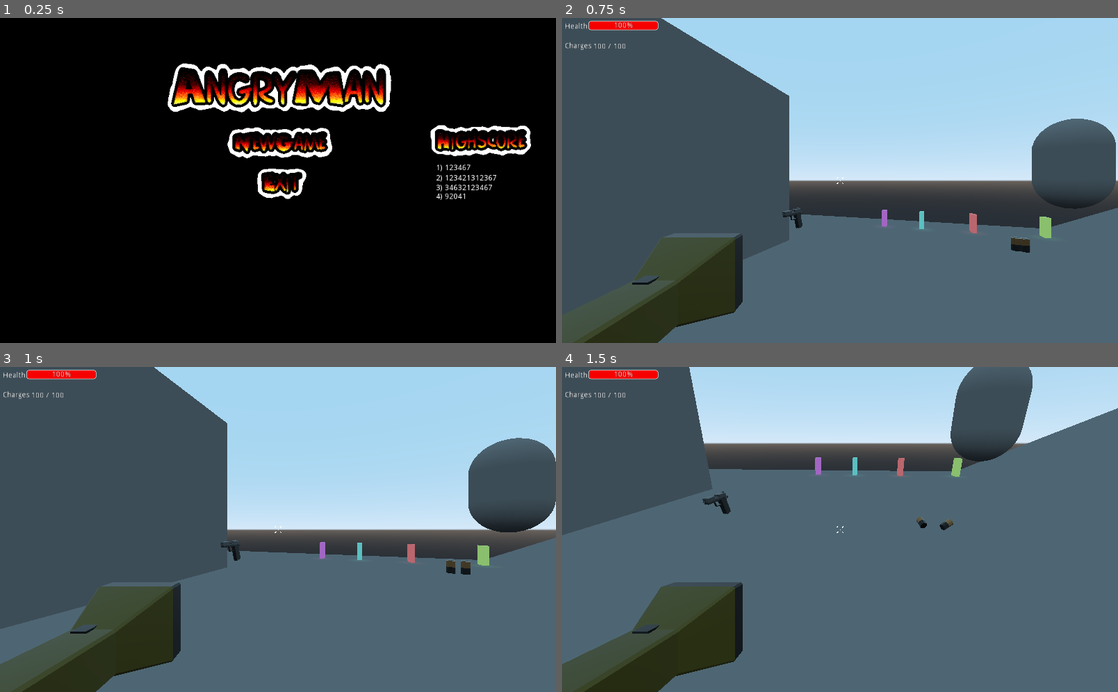
Above: before the commit, frames 1-4 (two rows, left to right).
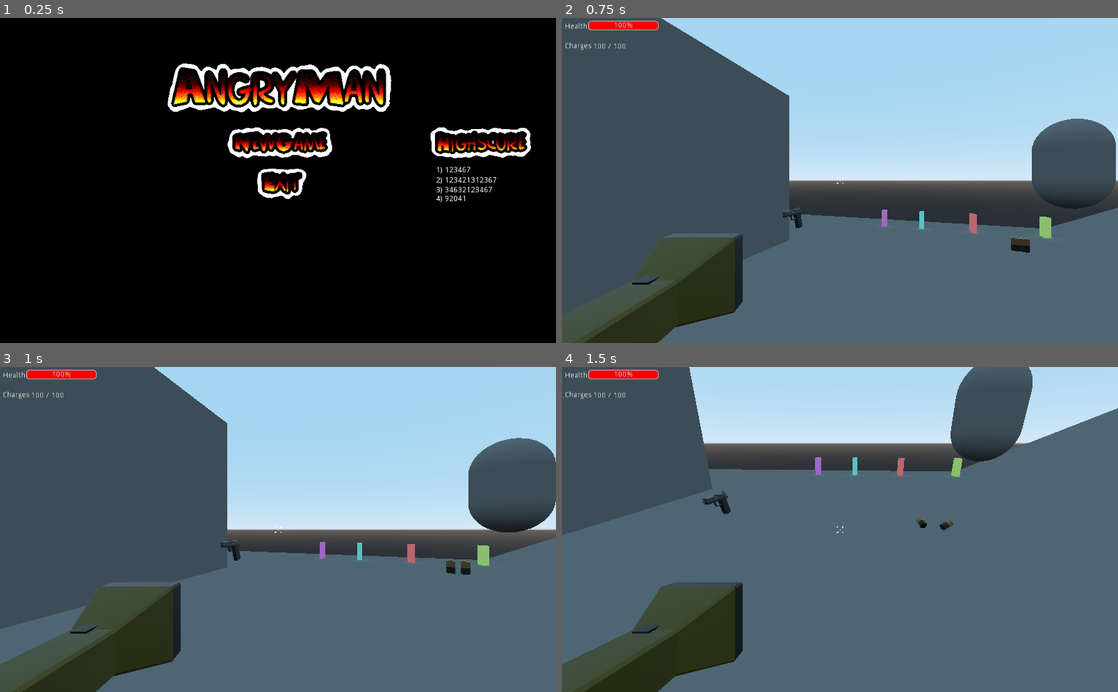
Above: after the commit, the same moments.

Repository: Bricode/BestGroupGameJam2021
Game: Godot game, scene res://Ui/TitleScreen/Title.tscn
Same seed, same stepped clock (60 frames per second), same inputs: the game is played once before the commit and once after it.
Inputs (mouse positions are in pixels of both pictures, inside the frame that each line leads up to):
- Up to frame 1 (0.25 s): no input
- Up to frame 2 (0.75 s): click (840, 141) at 0.5 s
- Up to frame 3 (1 s): no input
- Up to frame 4 (1.5 s): move the mouse to (867, 529) at 1.27 s; hold W (move_forward) from 1.28 s (still down); hold Right mouse button (aim) from 1.28 s (still down)

The runs differ from the first frame. In frame 1, 1.4% of the frame differs, in the area x 77-96%, y 32-57%; in frame 2, nothing differs; in frame 3, nothing differs; in frame 4, nothing differs.

Commit message:
added resource for highscore

Diff:
--- a/BestGroupGameJam2021/Ui/DeathScreen/DeathScreen.tscn
+++ b/BestGroupGameJam2021/Ui/DeathScreen/DeathScreen.tscn
@@ -7,6 +7,7 @@
 [ext_resource path="res://Ui/ButtonTexture/NewGame-Hover.png" type="Texture" id=5]
 [ext_resource path="res://Ui/ButtonTexture/Exit-Hover.png" type="Texture" id=6]
 [ext_resource path="res://Ui/ButtonTexture/Exit.png" type="Texture" id=7]
+[ext_resource path="res://Ui/HighscoreWindow/Highscore Window.tscn" type="PackedScene" id=8]
 
 [node name="DeathScreen" type="Control"]
 anchor_left = 0.5
@@ -69,5 +70,12 @@
 __meta__ = {
 "_edit_use_anchors_": false
 }
+
+[node name="HighScores" parent="YouDied" instance=ExtResource( 8 )]
+margin_left = 436.961
+margin_top = 113.127
+margin_right = 436.961
+margin_bottom = 113.127
+
 [connection signal="pressed" from="YouDied/NewGame" to="." method="_on_NewGame_pressed"]
 [connection signal="pressed" from="YouDied/Exit" to="." method="_on_Exit_pressed"]
--- a/BestGroupGameJam2021/Ui/HighscoreWindow/Highscore Window.tscn
+++ b/BestGroupGameJam2021/Ui/HighscoreWindow/Highscore Window.tscn
@@ -1,8 +1,9 @@
-[gd_scene load_steps=2 format=2]
+[gd_scene load_steps=3 format=2]
 
 [ext_resource path="res://Ui/ButtonTexture/Highscore.png" type="Texture" id=1]
+[ext_resource path="res://Ui/ButtonTexture/Highscore-Hover.png" type="Texture" id=2]
 
-[node name="Node2D" type="Control"]
+[node name="Highscores" type="Control"]
 __meta__ = {
 "_edit_use_anchors_": false
 }
@@ -21,6 +22,7 @@
 margin_right = 206.595
 margin_bottom = 79.1892
 texture_normal = ExtResource( 1 )
+texture_hover = ExtResource( 2 )
 
 [node name="Highscore 1" type="Label" parent="ColorRect"]
 margin_left = 22.0
--- a/BestGroupGameJam2021/Ui/TitleScreen/Title.tscn
+++ b/BestGroupGameJam2021/Ui/TitleScreen/Title.tscn
@@ -53,9 +53,9 @@
 
 [node name="Node2D" parent="Logo/NewGame" instance=ExtResource( 2 )]
 margin_left = 373.443
-margin_top = -4.93756
+margin_top = -1.16206
 margin_right = 373.443
-margin_bottom = -4.93756
+margin_bottom = -1.16206
 
 [node name="Exit" type="TextureButton" parent="Logo"]
 margin_left = 167.0
Binary file added: BestGroupGameJam2021/Ui/ButtonTexture/Highscore-Hover.png
Not shown, added: BestGroupGameJam2021/Ui/ButtonTexture/Highscore-Hover.png.import
Not shown: 1 places in BestGroupGameJam2021/Ui/DeathScreen/DeathScreen.tscn that only renumber resources
